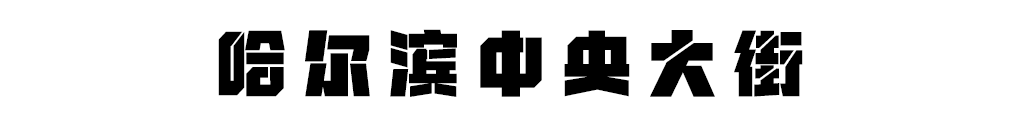
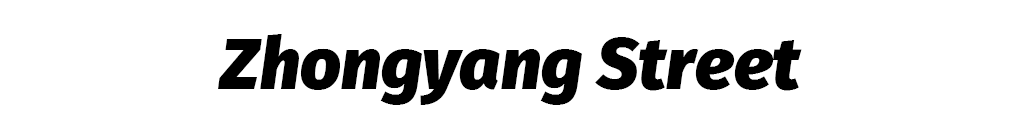
Revision of a layered (1024, 128) image; what changed, layer by layer:
renamed "哈尔滨中央大街" to "Zhongyang Street", painted on it over [218, 29, 803, 105]
